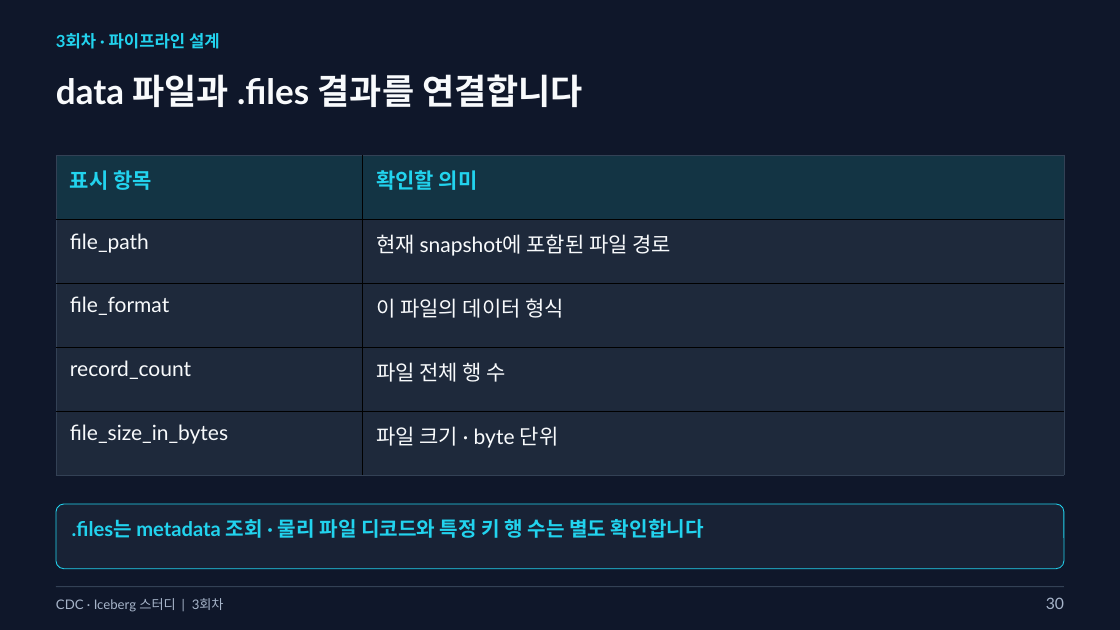
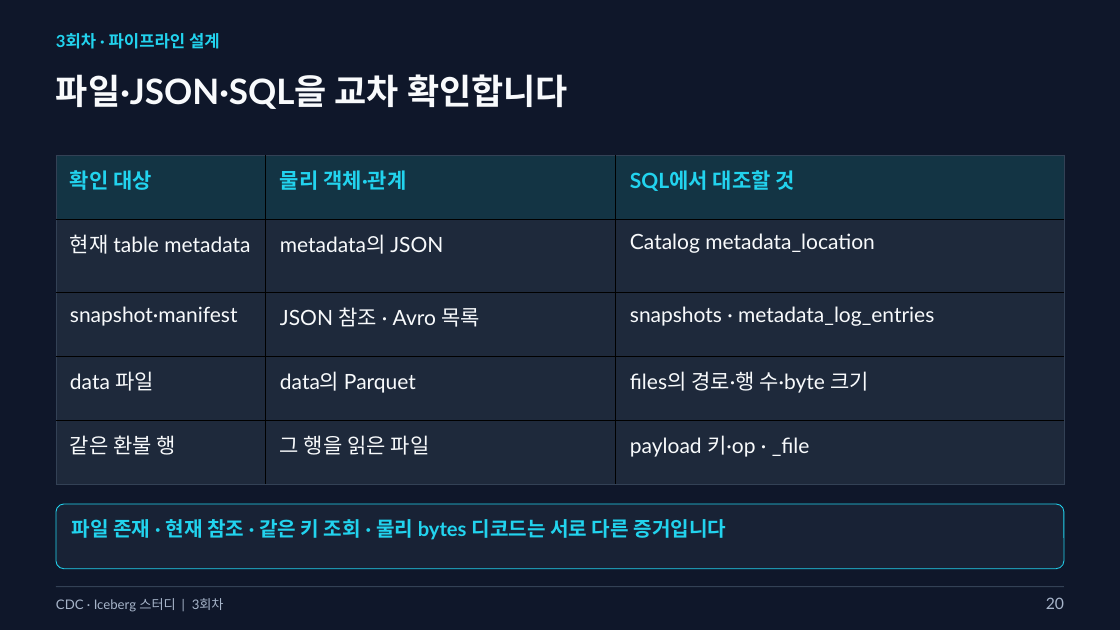
Before and after one commit to kim-dabin/cdc-lakehouse-study, a slide deck: slide 20 of labs/session03/slides/03-session03.pptx (slide 30 before the commit). Drawn at 1120x630 pixels with LibreOffice and Linux fonts; fonts in the diff are those of the drawing. Boxes give left, top, right and bottom in pixels: in the first picture for what was removed or moved away, otherwise in the second. Text is boxed around its words. In the diff, an @@ line names an element or a change of style, - is before the commit and + after.

```diff
--- a/labs/session03/slides/03-session03.pptx
+++ b/labs/session03/slides/03-session03.pptx
@@ text at (56,74,568,109): text changed @@
-data 파일과 .files 결과를 연결합니다
+파일·JSON·SQL을 교차 확인합니다
@@ table at (56,155,1065,475) @@
-column 1: 표시 항목 | file_path | file_format | record_count | file_size_in_bytes
-column 2: 확인할 의미 | 현재 snapshot에 포함된 파일 경로 | 이 파일의 데이터 형식 | 파일 전체 행 수 | 파일 크기 · byte 단위
+column 1: 확인 대상 | 현재 table metadata | snapshot·manifest | data 파일 | 같은 환불 행
+column 2: 물리 객체·관계 | metadata의 JSON | JSON 참조 · Avro 목록 | data의 Parquet | 그 행을 읽은 파일
+column 3: SQL에서 대조할 것 | Catalog metadata_location | snapshots · metadata_log_entries | files의 경로·행 수·byte 크기 | payload 키·op · _file
@@ text at (72,519,726,540): text changed @@
-.files는 metadata 조회 · 물리 파일 디코드와 특정 키 행 수는 별도 확인합니다
+파일 존재 · 현재 참조 · 같은 키 조회 · 물리 bytes 디코드는 서로 다른 증거입니다
@@ text at (1046,597,1064,609): text changed @@
-30
+20
```
Also in this commit, not shown: 26 other slides changed, 3 slides added, 25 slides removed, 10 other files.
